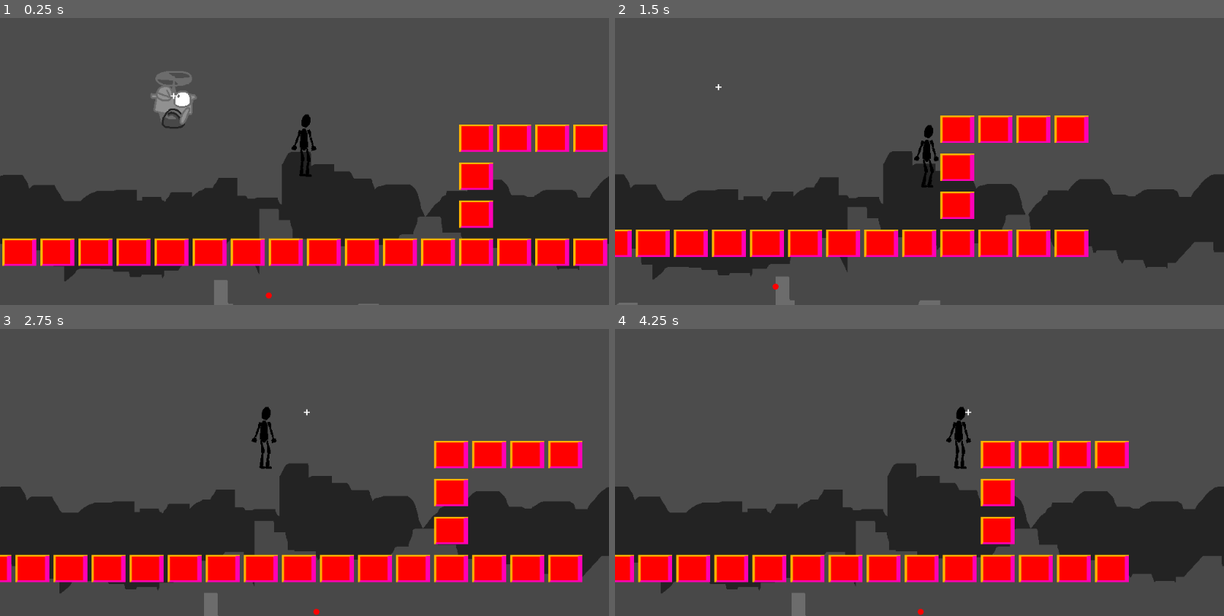
Above: before the commit, frames 1-4 (two rows, left to right).
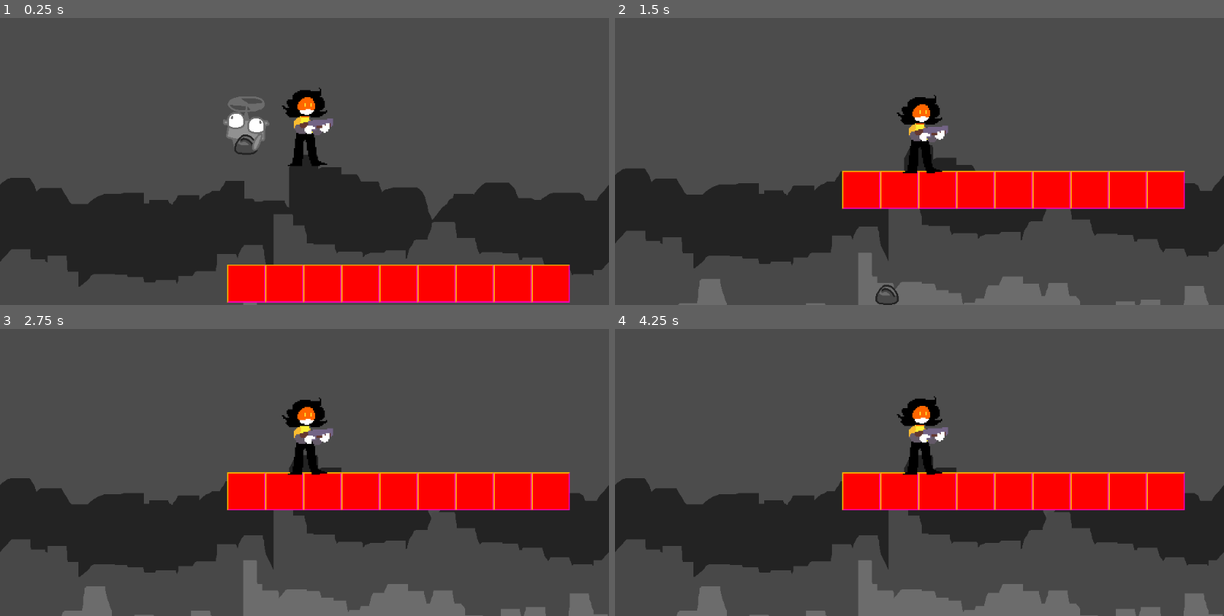
Above: after the commit, the same moments.

Repository: loopies2600/Sillarium
Game: Godot game, scene res://scenes/TestScene.tscn
Same seed, same stepped clock (60 frames per second), same inputs: the game is played once before the commit and once after it.
Inputs (mouse positions are in pixels of both pictures, inside the frame that each line leads up to):
- Up to frame 1 (0.25 s): no input
- Up to frame 2 (1.5 s): move the mouse to (1053, 109) at 0.52 s; hold Right (ui_right) 0.53-1.25 s; tap Up (ui_up) at 0.6, 0.77, 1.07 s; click (1053, 109) at 0.67 s; drag from (797, 144) to (694, 287) at 1.27 s
- Up to frame 3 (2.75 s): move the mouse to (365, 360) at 2.02 s; hold Left (ui_left) from 2.03 s (still down); tap Up (ui_up) at 2.1 s
- Up to frame 4 (4.25 s): release Left (ui_left) at 2.75 s; drag from (889, 509) to (736, 383) at 2.77 s; move the mouse to (1102, 492) at 3.52 s; hold Right (ui_right) from 3.53 s (still down); tap Up (ui_up) at 3.6, 3.77, 4.07 s

The runs differ from the first frame. In frame 1, 25% of the frame differs, in the area x 0-100%, y 18-100%; in frame 2, 26%; in frame 3, 28%; in frame 4, 29%, in the area x 0-100%, y 23-100%.

Commit message:
prota-test a master

Diff:
--- a/Globals.gd
+++ b/Globals.gd
@@ -2,7 +2,6 @@
 
 # Para variables globales
 
-const gravity = 20
 const UP = Vector2.UP
 const UNIT_SIZE = 96
-var debug = true
+var debug = false
--- /dev/null
+++ b/Player_test.tscn
@@ -0,0 +1,168 @@
+[gd_scene load_steps=15 format=2]
+
+[ext_resource path="res://sprites/character/prota_test/prota_run_3.png" type="Texture" id=1]
+[ext_resource path="res://sprites/character/prota_test/prota_run_4.png" type="Texture" id=2]
+[ext_resource path="res://sprites/character/prota_test/prota_run_6.png" type="Texture" id=3]
+[ext_resource path="res://sprites/character/prota_test/prota_run_2.png" type="Texture" id=4]
+[ext_resource path="res://sprites/character/prota_test/prota_run_5.png" type="Texture" id=5]
+[ext_resource path="res://sprites/character/prota_test/prota_arms.png" type="Texture" id=6]
+[ext_resource path="res://sprites/character/prota_test/prota_run_1.png" type="Texture" id=7]
+[ext_resource path="res://sprites/character/prota_test/prota_idle.png" type="Texture" id=8]
+[ext_resource path="res://scenes/PlayerController.gd" type="Script" id=9]
+[ext_resource path="res://sprites/character/prota_test/prota_heads.png" type="Texture" id=10]
+
+[sub_resource type="SpriteFrames" id=1]
+animations = [ {
+"frames": [ ExtResource( 3 ), ExtResource( 5 ), ExtResource( 2 ), ExtResource( 1 ), ExtResource( 4 ), ExtResource( 7 ) ],
+"loop": true,
+"name": "Running",
+"speed": 10.0
+}, {
+"frames": [ ExtResource( 8 ) ],
+"loop": true,
+"name": "Idle",
+"speed": 1.0
+} ]
+
+[sub_resource type="Animation" id=4]
+resource_name = "Idle"
+loop = true
+tracks/0/type = "value"
+tracks/0/path = NodePath("Body/Head:position")
+tracks/0/interp = 0
+tracks/0/loop_wrap = true
+tracks/0/imported = false
+tracks/0/enabled = true
+tracks/0/keys = {
+"times": PoolRealArray( 0, 0.5, 1 ),
+"transitions": PoolRealArray( 1, 1, 1 ),
+"update": 0,
+"values": [ Vector2( 0, -22 ), Vector2( 0, -21 ), Vector2( 0, -22 ) ]
+}
+tracks/1/type = "value"
+tracks/1/path = NodePath("Body/Head:rotation_degrees")
+tracks/1/interp = 0
+tracks/1/loop_wrap = true
+tracks/1/imported = false
+tracks/1/enabled = true
+tracks/1/keys = {
+"times": PoolRealArray( 0, 0.5, 1 ),
+"transitions": PoolRealArray( 1, 1, 1 ),
+"update": 0,
+"values": [ 0.0, 0.0, 0.0 ]
+}
+tracks/2/type = "value"
+tracks/2/path = NodePath("Body/Arms:position")
+tracks/2/interp = 0
+tracks/2/loop_wrap = true
+tracks/2/imported = false
+tracks/2/enabled = true
+tracks/2/keys = {
+"times": PoolRealArray( 0, 0.5, 1 ),
+"transitions": PoolRealArray( 1, 1, 1 ),
+"update": 0,
+"values": [ Vector2( 0, -4 ), Vector2( 0, -3 ), Vector2( 0, -4 ) ]
+}
+tracks/3/type = "value"
+tracks/3/path = NodePath("Body/Arms:rotation_degrees")
+tracks/3/interp = 0
+tracks/3/loop_wrap = true
+tracks/3/imported = false
+tracks/3/enabled = true
+tracks/3/keys = {
+"times": PoolRealArray( 0, 0.5, 1 ),
+"transitions": PoolRealArray( 1, 1, 1 ),
+"update": 0,
+"values": [ 0.0, 0.0, 0.0 ]
+}
+
+[sub_resource type="Animation" id=5]
+length = 0.5
+loop = true
+tracks/0/type = "value"
+tracks/0/path = NodePath("Body/Head:position")
+tracks/0/interp = 0
+tracks/0/loop_wrap = true
+tracks/0/imported = false
+tracks/0/enabled = true
+tracks/0/keys = {
+"times": PoolRealArray( 0, 0.1, 0.2, 0.3, 0.4 ),
+"transitions": PoolRealArray( 1, 1, 1, 1, 1 ),
+"update": 0,
+"values": [ Vector2( 0, -22 ), Vector2( 0, -21 ), Vector2( 0, -20 ), Vector2( 0, -21 ), Vector2( 0, -22 ) ]
+}
+tracks/1/type = "value"
+tracks/1/path = NodePath("Body/Head:rotation_degrees")
+tracks/1/interp = 0
+tracks/1/loop_wrap = true
+tracks/1/imported = false
+tracks/1/enabled = true
+tracks/1/keys = {
+"times": PoolRealArray( 0, 0.1, 0.2, 0.3, 0.4 ),
+"transitions": PoolRealArray( 1, 1, 1, 1, 1 ),
+"update": 0,
+"values": [ 0.0, 0.0, 0.0, 0.0, 0.0 ]
+}
+tracks/2/type = "value"
+tracks/2/path = NodePath("Body/Arms:position")
+tracks/2/interp = 0
+tracks/2/loop_wrap = true
+tracks/2/imported = false
+tracks/2/enabled = true
+tracks/2/keys = {
+"times": PoolRealArray( 0, 0.1, 0.2, 0.3, 0.4 ),
+"transitions": PoolRealArray( 1, 1, 1, 1, 1 ),
+"update": 0,
+"values": [ Vector2( 0, -4 ), Vector2( 0, -3 ), Vector2( 1, -3 ), Vector2( 0, -3 ), Vector2( 0, -4 ) ]
+}
+tracks/3/type = "value"
+tracks/3/path = NodePath("Body/Arms:rotation_degrees")
+tracks/3/interp = 0
+tracks/3/loop_wrap = true
+tracks/3/imported = false
+tracks/3/enabled = true
+tracks/3/keys = {
+"times": PoolRealArray( 0, 0.1, 0.2, 0.3, 0.4 ),
+"transitions": PoolRealArray( 1, 1, 1, 1, 1 ),
+"update": 0,
+"values": [ 0.0, 0.0, 0.0, 0.0, 0.0 ]
+}
+
+[sub_resource type="CapsuleShape2D" id=6]
+height = 38.0
+
+[node name="Player" type="KinematicBody2D" groups=[
+"Player",
+]]
+scale = Vector2( 2, 2 )
+script = ExtResource( 9 )
+
+[node name="Graphics" type="Node2D" parent="."]
+
+[node name="Body" type="AnimatedSprite" parent="Graphics"]
+frames = SubResource( 1 )
+animation = "Idle"
+playing = true
+offset = Vector2( 0, 6 )
+
+[node name="Head" type="Sprite" parent="Graphics/Body"]
+position = Vector2( 0, -22 )
+texture = ExtResource( 10 )
+
+[node name="Arms" type="Sprite" parent="Graphics/Body"]
+position = Vector2( 0, -4 )
+texture = ExtResource( 6 )
+offset = Vector2( 0, -6 )
+
+[node name="AnimationPlayer" type="AnimationPlayer" parent="Graphics"]
+playback_process_mode = 0
+anims/Idle = SubResource( 4 )
+anims/Running = SubResource( 5 )
+
+[node name="CollisionShape2D" type="CollisionShape2D" parent="."]
+position = Vector2( 1, 0 )
+shape = SubResource( 6 )
+
+[node name="Camera2D" type="Camera2D" parent="."]
+current = true
+smoothing_enabled = true
--- a/project.godot
+++ b/project.godot
@@ -23,6 +23,34 @@
 
 Globals="*res://Globals.gd"
 
+[input]
+
+move_right={
+"deadzone": 0.5,
+"events": [ Object(InputEventKey,"resource_local_to_scene":false,"resource_name":"","device":0,"alt":false,"shift":false,"control":false,"meta":false,"command":false,"pressed":false,"scancode":68,"unicode":0,"echo":false,"script":null)
+ ]
+}
+move_left={
+"deadzone": 0.5,
+"events": [ Object(InputEventKey,"resource_local_to_scene":false,"resource_name":"","device":0,"alt":false,"shift":false,"control":false,"meta":false,"command":false,"pressed":false,"scancode":65,"unicode":0,"echo":false,"script":null)
+ ]
+}
+look_up={
+"deadzone": 0.5,
+"events": [ Object(InputEventKey,"resource_local_to_scene":false,"resource_name":"","device":0,"alt":false,"shift":false,"control":false,"meta":false,"command":false,"pressed":false,"scancode":87,"unicode":0,"echo":false,"script":null)
+ ]
+}
+look_down={
+"deadzone": 0.5,
+"events": [ Object(InputEventKey,"resource_local_to_scene":false,"resource_name":"","device":0,"alt":false,"shift":false,"control":false,"meta":false,"command":false,"pressed":false,"scancode":83,"unicode":0,"echo":false,"script":null)
+ ]
+}
+jump={
+"deadzone": 0.5,
+"events": [ Object(InputEventKey,"resource_local_to_scene":false,"resource_name":"","device":0,"alt":false,"shift":false,"control":false,"meta":false,"command":false,"pressed":false,"scancode":32,"unicode":0,"echo":false,"script":null)
+ ]
+}
+
 [layer_names]
 
 2d_physics/layer_1="Player"
--- a/scenes/PlayerController.gd
+++ b/scenes/PlayerController.gd
@@ -1,31 +1,63 @@
 extends KinematicBody2D
 
 onready var animPlayer = $Graphics/AnimationPlayer
-var speed = 400
-var smoothing = 25
+onready var bodyAnim = $Graphics/Body
+onready var arms = $Graphics/Body/Arms
+onready var head = $Graphics/Body/Head
+
+export (float) var acceleration = 20
+export (float) var maxSpeed = 200
+export (float) var horDrag = 0.2
+
+export (float) var jumpBoost = 200
+export (float) var maxFallSpeed = 400
+export (float) var verDrag = 0.1
+export (float) var gravity = 200
 
 var velocity = Vector2()
-var jump_magnitude = 600
 
 func _ready():
-	animPlayer.play("PlayerIdle")
+	pass
 
 func _physics_process(delta):
+	velocity.y = min(velocity.y + gravity * delta, maxFallSpeed)
 
-	if Input.is_action_pressed("ui_right"):
-		velocity.x = speed
-
-	elif Input.is_action_pressed("ui_left"):
-		velocity.x = -speed
-
-	if velocity.x > 0:
-			velocity.x -= smoothing
-	elif velocity.x < 0:
-			velocity.x += smoothing
+	var friction = false
+	if Input.is_action_pressed("move_right"):
+		velocity.x = min(velocity.x + acceleration, maxSpeed)
+		PlayRunAnimation()
+		UnflipGraphics()
+	elif Input.is_action_pressed("move_left"):
+		velocity.x = max(velocity.x - acceleration, -maxSpeed)
+		FlipGraphics()
+		PlayRunAnimation()
+	else:
+		friction = true
+		PlayIdleAnimation()
 
 	if is_on_floor():
-		if Input.is_action_just_pressed("ui_up"):
-			velocity.y = -jump_magnitude
+		if friction:
+			velocity.x = lerp(velocity.x, 0, horDrag)
+	else:
+		if friction:
+			velocity.x = lerp(velocity.x, 0, verDrag)
 
 	velocity = move_and_slide(velocity, Globals.UP)
-	velocity.y += Globals.gravity
+
+func PlayIdleAnimation():
+	animPlayer.play("Idle")
+	bodyAnim.animation = "Idle"
+
+func PlayRunAnimation():
+	animPlayer.play("Running")
+	bodyAnim.animation = "Running"
+
+func FlipGraphics():
+	bodyAnim.flip_h = true
+	arms.flip_h = true
+	head.flip_h = true
+
+func UnflipGraphics():
+	bodyAnim.flip_h = false
+	arms.flip_h = false
+	head.flip_h = false
--- a/scenes/PlayerSkeletonTest.tscn
+++ b/scenes/PlayerSkeletonTest.tscn
@@ -150,111 +150,10 @@
 "update": 0,
 "values": [ -90.0, -104.733, -90.0 ]
 }
-tracks/12/type = "value"
-tracks/12/path = NodePath("Skeleton2D/Hip/Chest:position")
-tracks/12/interp = 1
-tracks/12/loop_wrap = true
-tracks/12/imported = false
-tracks/12/enabled = true
-tracks/12/keys = {
-"times": PoolRealArray( 0, 0.5, 0.501, 0.502, 1 ),
-"transitions": PoolRealArray( 1, 1, 1, 1, 1 ),
-"update": 0,
-"values": [ Vector2( 1.189, -5 ), Vector2( 1.18913, -8.14044 ), Vector2( -0.237823, -7.90262 ), Vector2( 1.18913, -8.14044 ), Vector2( 1.189, -5 ) ]
-}
-
-[sub_resource type="Animation" id=2]
-resource_name = "PlayerWalk"
-length = 1.5
-loop = true
-step = 1.0
-tracks/0/type = "value"
-tracks/0/path = NodePath("Skeleton2D/Hip/LegRU:rotation_degrees")
-tracks/0/interp = 1
-tracks/0/loop_wrap = true
-tracks/0/imported = false
-tracks/0/enabled = true
-tracks/0/keys = {
-"times": PoolRealArray( 0, 0.5, 1 ),
-"transitions": PoolRealArray( 1, 1, 1 ),
-"update": 0,
-"values": [ 93.8954, 113.993, 75.3092 ]
-}
-tracks/1/type = "value"
-tracks/1/path = NodePath("Skeleton2D/Hip/LegLU:rotation_degrees")
-tracks/1/interp = 1
-tracks/1/loop_wrap = true
-tracks/1/imported = false
-tracks/1/enabled = true
-tracks/1/keys = {
-"times": PoolRealArray( 0, 0.5, 1 ),
-"transitions": PoolRealArray( 1, 1, 1 ),
-"update": 0,
-"values": [ 90.0, 66.1833, 118.386 ]
-}
-tracks/2/type = "value"
-tracks/2/path = NodePath("Skeleton2D/Hip/LegRU/LegRL:rotation_degrees")
-tracks/2/interp = 1
-tracks/2/loop_wrap = true
-tracks/2/imported = false
-tracks/2/enabled = true
-tracks/2/keys = {
-"times": PoolRealArray( 0, 0.5, 1 ),
-"transitions": PoolRealArray( 1, 1, 1 ),
-"update": 0,
-"values": [ 1.68091, 33.5148, -14.5241 ]
-}
-tracks/3/type = "value"
-tracks/3/path = NodePath("Skeleton2D/Hip/LegLU/LegLL:rotation_degrees")
-tracks/3/interp = 1
-tracks/3/loop_wrap = true
-tracks/3/imported = false
-tracks/3/enabled = true
-tracks/3/keys = {
-"times": PoolRealArray( 0, 0.51, 1, 1.5 ),
-"transitions": PoolRealArray( 1, 1, 1, 1 ),
-"update": 0,
-"values": [ 3.67675, 9.37069, 33.8679, 2.33568 ]
-}
-tracks/4/type = "value"
-tracks/4/path = NodePath("Skeleton2D/Hip/Chest:position")
-tracks/4/interp = 1
-tracks/4/loop_wrap = true
-tracks/4/imported = false
-tracks/4/enabled = true
-tracks/4/keys = {
-"times": PoolRealArray( 0, 0.5, 0.727035, 1 ),
-"transitions": PoolRealArray( 1, 1, 1, 1 ),
-"update": 0,
-"values": [ Vector2( -0.270946, -5.87597 ), Vector2( 1.59061, -4.30639 ), Vector2( 0.313031, -5.29199 ), Vector2( -3.10507, -4.62225 ) ]
-}
-tracks/5/type = "value"
-tracks/5/path = NodePath("Skeleton2D/Hip/Chest/ArmLU:rotation_degrees")
-tracks/5/interp = 1
-tracks/5/loop_wrap = true
-tracks/5/imported = false
-tracks/5/enabled = true
-tracks/5/keys = {
-"times": PoolRealArray( 0, 0.5, 1 ),
-"transitions": PoolRealArray( 1, 1, 1 ),
-"update": 0,
-"values": [ 110.537, 136.062, 76.4171 ]
-}
-tracks/6/type = "value"
-tracks/6/path = NodePath("Skeleton2D/Hip/Chest/ArmRU:rotation_degrees")
-tracks/6/interp = 1
-tracks/6/loop_wrap = true
-tracks/6/imported = false
-tracks/6/enabled = true
-tracks/6/keys = {
-"times": PoolRealArray( 0, 0.51, 1 ),
-"transitions": PoolRealArray( 1, 1, 1 ),
-"update": 0,
-"values": [ 75.4073, 48.6416, 109.29 ]
-}
-
-[sub_resource type="RectangleShape2D" id=3]
-extents = Vector2( 20, 50 )
+
+[sub_resource type="CapsuleShape2D" id=2]
+radius = 14.0
+height = 76.0
 
 [node name="Player" type="KinematicBody2D" groups=[
 "Player",
@@ -266,7 +165,6 @@
 position = Vector2( -94, -92 )
 
 [node name="Body" type="Polygon2D" parent="Graphics"]
-position = Vector2( 0.2, 0 )
 texture = ExtResource( 1 )
 skeleton = NodePath("../Skeleton2D")
 polygon = PoolVector2Array( 88.5826, 73.1343, 91.0432, 71.2643, 96.3582, 71.4611, 99.6062, 77.0714, 100.984, 103.154, 95.6692, 109.65, 90.9448, 109.945, 84.744, 103.941, 84.3503, 92.1304 )
@@ -294,6 +192,7 @@
 [node name="ArmRL" type="Polygon2D" parent="Graphics"]
 position = Vector2( 70, -60 )
 rotation = 0.785398
+z_index = -2
 texture = ExtResource( 1 )
 skeleton = NodePath("../Skeleton2D")
 polygon = PoolVector2Array( 128.556, 72.4654, 128.775, 77.2794, 145.295, 77.17, 145.405, 72.356 )
@@ -303,6 +202,7 @@
 [node name="HandR" type="Polygon2D" parent="Graphics"]
 position = Vector2( 66, -66 )
 rotation = 0.785398
+z_index = -2
 texture = ExtResource( 1 )
 skeleton = NodePath("../Skeleton2D")
 polygon = PoolVector2Array( 150.607, 71.3416, 159.514, 71.2066, 159.784, 80.7883, 150.067, 80.5184 )
@@ -322,6 +222,7 @@
 [node name="ArmLL" type="Polygon2D" parent="Graphics"]
 position = Vector2( 222, 46 )
 rotation = 2.35619
+z_index = 2
 texture = ExtResource( 1 )
 skeleton = NodePath("../Skeleton2D")
 polygon = PoolVector2Array( 128.556, 72.4654, 128.775, 77.2794, 145.295, 77.17, 145.405, 72.356 )
@@ -331,6 +232,7 @@
 [node name="HandL" type="Polygon2D" parent="Graphics"]
 position = Vector2( 228, 42 )
 rotation = 2.35619
+z_index = 2
 texture = ExtResource( 1 )
 skeleton = NodePath("../Skeleton2D")
 polygon = PoolVector2Array( 150.607, 71.3416, 159.514, 71.2066, 159.784, 80.7883, 150.067, 80.5184 )
@@ -348,6 +250,7 @@
 
 [node name="LegRL" type="Polygon2D" parent="Graphics"]
 position = Vector2( 16, -14 )
+z_index = -1
 texture = ExtResource( 1 )
 skeleton = NodePath("../Skeleton2D")
 polygon = PoolVector2Array( 79.6294, 140.428, 79.4443, 164.687, 88.148, 164.502, 88.4567, 141.471 )
@@ -356,6 +259,7 @@
 
 [node name="FootR" type="Polygon2D" parent="Graphics"]
 position = Vector2( 16, -24 )
+z_index = -1
 texture = ExtResource( 1 )
 skeleton = NodePath("../Skeleton2D")
 polygon = PoolVector2Array( 80.0269, 172.286, 93.1173, 172.556, 93.6571, 178.764, 78, 184 )
@@ -373,6 +277,7 @@
 
 [node name="LegLL" type="Polygon2D" parent="Graphics"]
 position = Vector2( 6, -14.6868 )
+z_index = 1
 texture = ExtResource( 1 )
 skeleton = NodePath("../Skeleton2D")
 polygon = PoolVector2Array( 79.6294, 140.428, 79.4443, 164.687, 88.148, 164.502, 88.4567, 141.471 )
@@ -381,6 +286,7 @@
 
 [node name="FootL" type="Polygon2D" parent="Graphics"]
 position = Vector2( 6, -24.6868 )
+z_index = 1
 texture = ExtResource( 1 )
 skeleton = NodePath("../Skeleton2D")
 polygon = PoolVector2Array( 80.0269, 172.286, 93.1173, 172.556, 93.6571, 178.764, 78, 184 )
@@ -394,7 +300,7 @@
 rest = Transform2D( 1, 0, 0, 1, 94, 106 )
 
 [node name="Chest" type="Bone2D" parent="Graphics/Skeleton2D/Hip"]
-position = Vector2( -0.270946, -5.87597 )
+position = Vector2( 0, -6 )
 rest = Transform2D( 1, 0, 0, 1, 0, -6 )
 
 [node name="Head" type="Bone2D" parent="Graphics/Skeleton2D/Hip/Chest"]
@@ -405,7 +311,7 @@
 
 [node name="ArmRU" type="Bone2D" parent="Graphics/Skeleton2D/Hip/Chest"]
 position = Vector2( 6, -24 )
-rotation = 1.31611
+rotation = 0.785398
 rest = Transform2D( 0.707107, 0.707107, -0.707107, 0.707107, 6, -24 )
 
 [node name="ArmRL" type="Bone2D" parent="Graphics/Skeleton2D/Hip/Chest/ArmRU"]
@@ -419,7 +325,7 @@
 
 [node name="ArmLU" type="Bone2D" parent="Graphics/Skeleton2D/Hip/Chest"]
 position = Vector2( -8, -24 )
-rotation = 1.92923
+rotation = 2.35619
 rest = Transform2D( -0.707107, 0.707107, -0.707107, -0.707107, -8, -24 )
 
 [node name="ArmLL" type="Bone2D" parent="Graphics/Skeleton2D/Hip/Chest/ArmLU"]
@@ -433,12 +339,11 @@
 
 [node name="LegRU" type="Bone2D" parent="Graphics/Skeleton2D/Hip"]
 position = Vector2( 4, 0 )
-rotation = 1.63878
+rotation = 1.5708
 rest = Transform2D( -4.37114e-08, 1, -1, -4.37114e-08, 4, 0 )
 
 [node name="LegRL" type="Bone2D" parent="Graphics/Skeleton2D/Hip/LegRU"]
 position = Vector2( 22, -2 )
-rotation = 0.0293375
 rest = Transform2D( 1, 0, 0, 1, 22, -2 )
 
 [node name="FootR" type="Bone2D" parent="Graphics/Skeleton2D/Hip/LegRU/LegRL"]
@@ -454,7 +359,6 @@
 
 [node name="LegLL" type="Bone2D" parent="Graphics/Skeleton2D/Hip/LegLU"]
 position = Vector2( 22, -2 )
-rotation = 0.0641714
 rest = Transform2D( 1, 0, 0, 1, 22, -2 )
 
 [node name="FootL" type="Bone2D" parent="Graphics/Skeleton2D/Hip/LegLU/LegLL"]
@@ -465,11 +369,10 @@
 
 [node name="AnimationPlayer" type="AnimationPlayer" parent="Graphics"]
 anims/PlayerIdle = SubResource( 1 )
-anims/PlayerWalk = SubResource( 2 )
 
 [node name="CollisionShape2D" type="CollisionShape2D" parent="."]
 position = Vector2( 2, 10 )
-shape = SubResource( 3 )
+shape = SubResource( 2 )
 
 [node name="Camera2D" type="Camera2D" parent="."]
 current = true
--- a/scenes/TestScene.tscn
+++ b/scenes/TestScene.tscn
@@ -2,31 +2,31 @@
 
 [ext_resource path="res://scenes/lebipi/Lebipi.tscn" type="PackedScene" id=1]
 [ext_resource path="res://scenes/background/Background.tscn" type="PackedScene" id=2]
-[ext_resource path="res://scenes/PlayerSkeletonTest.tscn" type="PackedScene" id=3]
+[ext_resource path="res://Player_test.tscn" type="PackedScene" id=3]
 [ext_resource path="res://sprites/platform_test.png" type="Texture" id=4]
 
-[sub_resource type="ConvexPolygonShape2D" id=1]
-points = PoolVector2Array( 57, 46, 0, 46, 0, 0, 57, 0 )
+[sub_resource type="ConvexPolygonShape2D" id=2]
+points = PoolVector2Array( 0, 0, 64, 0, 64, 64, 0, 64 )
 
-[sub_resource type="TileSet" id=2]
+[sub_resource type="TileSet" id=1]
 0/name = "platform_test.png 0"
 0/texture = ExtResource( 4 )
 0/tex_offset = Vector2( 0, 0 )
 0/modulate = Color( 1, 1, 1, 1 )
-0/region = Rect2( -2, -1, 57, 46 )
+0/region = Rect2( 0, 0, 64, 64 )
 0/tile_mode = 0
 0/occluder_offset = Vector2( 0, 0 )
 0/navigation_offset = Vector2( 0, 0 )
 0/shape_offset = Vector2( 0, 0 )
 0/shape_transform = Transform2D( 1, 0, 0, 1, 0, 0 )
-0/shape = SubResource( 1 )
+0/shape = SubResource( 2 )
 0/shape_one_way = false
 0/shape_one_way_margin = 1.0
 0/shapes = [ {
 "autotile_coord": Vector2( 0, 0 ),
 "one_way": false,
 "one_way_margin": 1.0,
-"shape": SubResource( 1 ),
+"shape": SubResource( 2 ),
 "shape_transform": Transform2D( 1, 0, 0, 1, 0, 0 )
 } ]
 0/z_index = 0
@@ -39,10 +39,10 @@
 position = Vector2( 160, 336 )
 endPoint = Vector2( 500, 0 )
 
+[node name="TileMap" type="TileMap" parent="."]
+tile_set = SubResource( 1 )
+format = 1
+tile_data = PoolIntArray( 589826, 0, 0, 589827, 0, 0, 589828, 0, 0, 589829, 0, 0, 589830, 0, 0, 589831, 0, 0, 589832, 0, 0, 589833, 0, 0, 589834, 0, 0 )
+
 [node name="Player" parent="." instance=ExtResource( 3 )]
-position = Vector2( 380, 376 )
-
-[node name="TileMap" type="TileMap" parent="."]
-tile_set = SubResource( 2 )
-format = 1
-tile_data = PoolIntArray( 0, 0, 0, 393226, 0, 0, 393227, 0, 0, 393228, 0, 0, 393229, 0, 0, 458762, 0, 0, 524298, 0, 0, 655358, 0, 0, 655359, 0, 0, 589824, 0, 0, 589825, 0, 0, 589826, 0, 0, 589827, 0, 0, 589828, 0, 0, 589829, 0, 0, 589830, 0, 0, 589831, 0, 0, 589832, 0, 0, 589833, 0, 0, 589834, 0, 0, 589835, 0, 0, 589836, 0, 0, 589837, 0, 0 )
+position = Vector2( 258, 342 )
--- a/scenes/lebipi/Lebipi.tscn
+++ b/scenes/lebipi/Lebipi.tscn
@@ -29,45 +29,45 @@
 "speed": 30.0
 } ]
 
-[sub_resource type="AtlasTexture" id=5]
+[sub_resource type="AtlasTexture" id=6]
 atlas = ExtResource( 1 )
 region = Rect2( 0, 33, 42, 33 )
 
-[sub_resource type="AtlasTexture" id=6]
+[sub_resource type="AtlasTexture" id=8]
 atlas = ExtResource( 1 )
 region = Rect2( 0, 99, 42, 33 )
 
-[sub_resource type="AtlasTexture" id=7]
+[sub_resource type="AtlasTexture" id=10]
 atlas = ExtResource( 1 )
 region = Rect2( 0, 99, 42, 33 )
 
-[sub_resource type="SpriteFrames" id=8]
+[sub_resource type="SpriteFrames" id=9]
 animations = [ {
-"frames": [ SubResource( 5 ), SubResource( 6 ), SubResource( 7 ) ],
+"frames": [ SubResource( 6 ), SubResource( 8 ), SubResource( 10 ) ],
 "loop": true,
 "name": "Looking",
 "speed": 1.0
 } ]
 
-[sub_resource type="AtlasTexture" id=9]
+[sub_resource type="AtlasTexture" id=12]
 atlas = ExtResource( 1 )
 region = Rect2( 0, 33, 42, 33 )
 
-[sub_resource type="SpriteFrames" id=10]
+[sub_resource type="SpriteFrames" id=14]
 animations = [ {
-"frames": [ SubResource( 7 ), SubResource( 9 ), SubResource( 7 ) ],
+"frames": [ SubResource( 10 ), SubResource( 10 ), SubResource( 12 ) ],
 "loop": true,
 "name": "Looking",
 "speed": 1.0
 } ]
 
-[sub_resource type="Animation" id=11]
+[sub_resource type="Animation" id=15]
 resource_name = "lebipi_jittering"
 length = 0.8
 loop = true
 tracks/0/type = "value"
 tracks/0/path = NodePath("Body:position")
-tracks/0/interp = 2
+tracks/0/interp = 1
 tracks/0/loop_wrap = true
 tracks/0/imported = false
 tracks/0/enabled = true
@@ -79,7 +79,7 @@
 }
 tracks/1/type = "value"
 tracks/1/path = NodePath("Body/ArmR:position")
-tracks/1/interp = 2
+tracks/1/interp = 1
 tracks/1/loop_wrap = true
 tracks/1/imported = false
 tracks/1/enabled = true
@@ -91,7 +91,7 @@
 }
 tracks/2/type = "value"
 tracks/2/path = NodePath("Body/ArmL:position")
-tracks/2/interp = 2
+tracks/2/interp = 1
 tracks/2/loop_wrap = true
 tracks/2/imported = false
 tracks/2/enabled = true
@@ -103,7 +103,7 @@
 }
 tracks/3/type = "value"
 tracks/3/path = NodePath("Body/EyeR:position")
-tracks/3/interp = 2
+tracks/3/interp = 1
 tracks/3/loop_wrap = true
 tracks/3/imported = false
 tracks/3/enabled = true
@@ -115,7 +115,7 @@
 }
 tracks/4/type = "value"
 tracks/4/path = NodePath("Body/EyeL:position")
-tracks/4/interp = 2
+tracks/4/interp = 1
 tracks/4/loop_wrap = true
 tracks/4/imported = false
 tracks/4/enabled = true
@@ -166,21 +166,21 @@
 
 [node name="EyeR" type="AnimatedSprite" parent="KinematicBody2D/Graphics/Body"]
 position = Vector2( 16, 0 )
-frames = SubResource( 8 )
-animation = "Looking"
-frame = 2
-playing = true
-
-[node name="EyeL" type="AnimatedSprite" parent="KinematicBody2D/Graphics/Body"]
-position = Vector2( -16, 0 )
-frames = SubResource( 10 )
+frames = SubResource( 9 )
 animation = "Looking"
 frame = 1
 playing = true
 flip_h = true
 
+[node name="EyeL" type="AnimatedSprite" parent="KinematicBody2D/Graphics/Body"]
+position = Vector2( -16, 0 )
+frames = SubResource( 14 )
+animation = "Looking"
+frame = 1
+playing = true
+
 [node name="AnimationPlayer" type="AnimationPlayer" parent="KinematicBody2D/Graphics"]
-anims/lebipi_jittering = SubResource( 11 )
+anims/lebipi_jittering = SubResource( 15 )
 
 [node name="DebugPosition" type="Sprite" parent="KinematicBody2D/Graphics"]
 visible = false
Not shown: 1 places in scenes/PlayerSkeletonTest.tscn that only renumber resources
Not shown: 2 places in scenes/lebipi/Lebipi.tscn that only renumber resources
Binary file added: sprites/character/prota_test/prota_arms.png
Not shown, added: sprites/character/prota_test/prota_arms.png.import
Binary file added: sprites/character/prota_test/prota_heads.png
Not shown, added: sprites/character/prota_test/prota_heads.png.import
Binary file added: sprites/character/prota_test/prota_idle.png
Not shown, added: sprites/character/prota_test/prota_idle.png.import
Binary file added: sprites/character/prota_test/prota_run_1.png
Not shown, added: sprites/character/prota_test/prota_run_1.png.import
Binary file added: sprites/character/prota_test/prota_run_2.png
Not shown, added: sprites/character/prota_test/prota_run_2.png.import
(and 11 more such lines)
